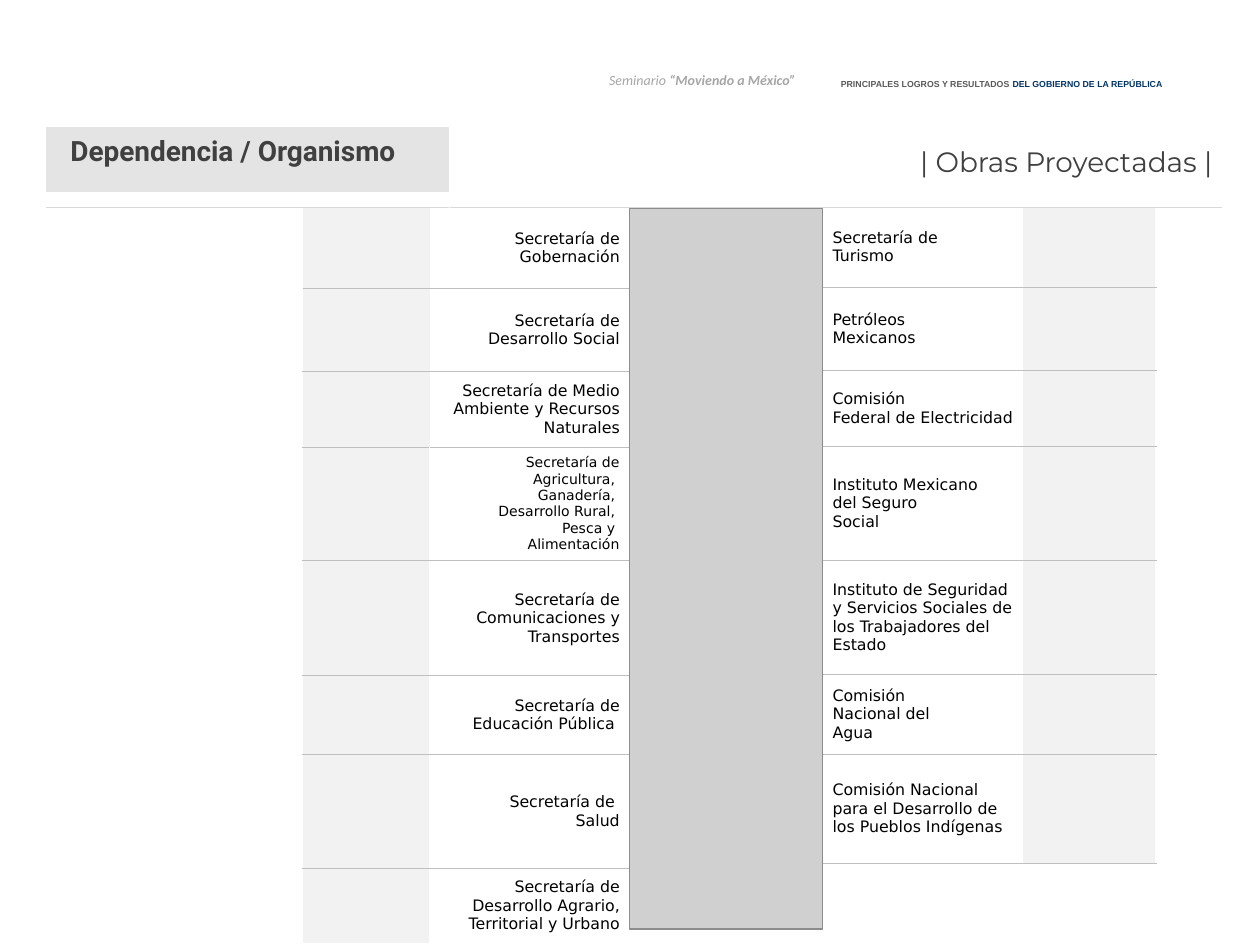
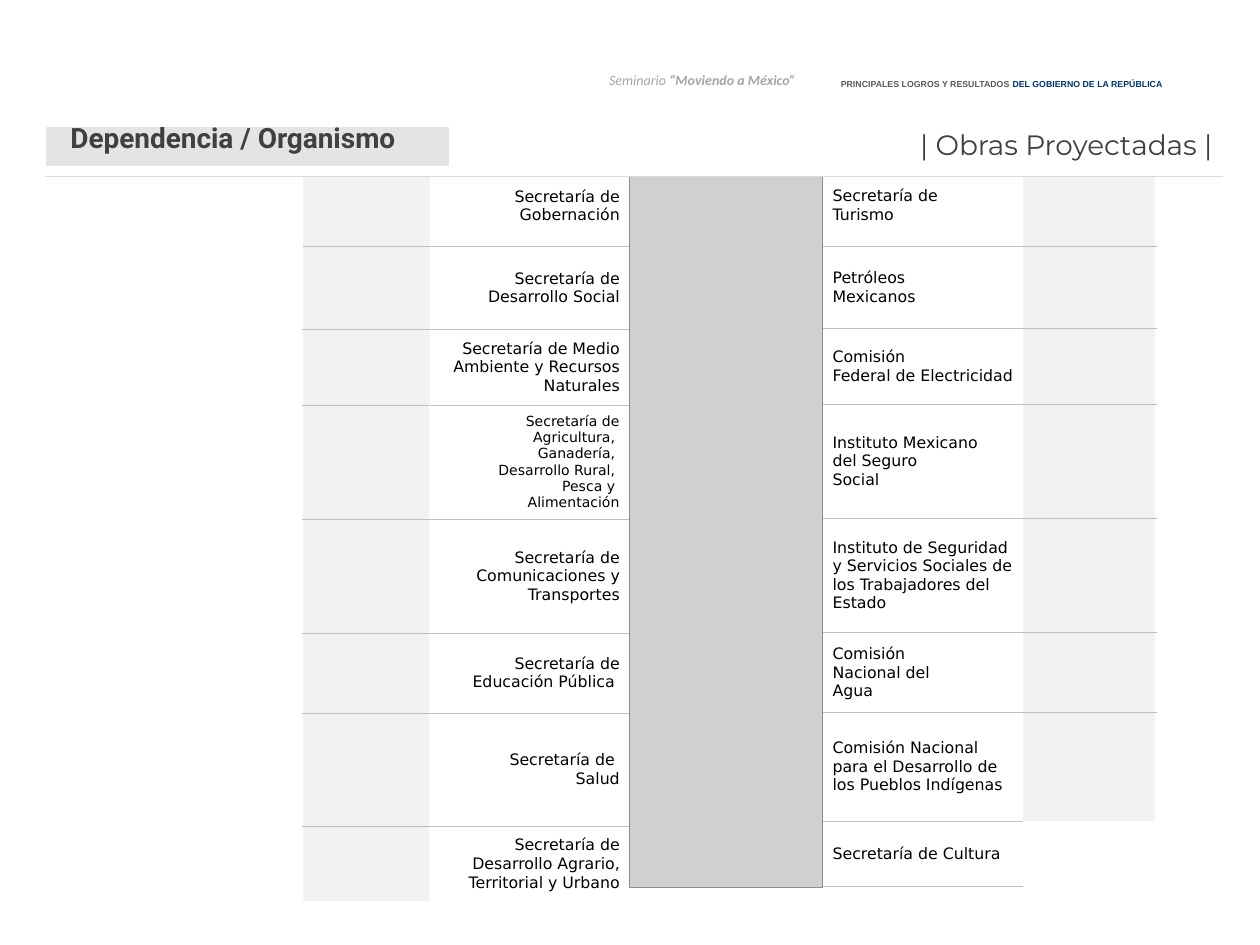
Before and after one commit to fpedro23/djangoObras, a slide deck: slide 4 of obras/static/ppt/LOGROS_RESULTADOS.pptx. Drawn at 1260x945 pixels with LibreOffice and Linux fonts; fonts in the diff are those of the drawing; grey boxes stand for pictures; background and template pictures are left out. Boxes give left, top, right and bottom in pixels: in the first picture for what was removed or moved away, otherwise in the second. Text is boxed around its words. In the diff, an @@ line names an element or a change of style, - is before the commit and + after.

Commit message:
Ahora el reporte de logros y resultados ya envia la  información de la secretaría de cultura, la cual no estaba contemplada en el reporte.

```diff
--- a/obras/static/ppt/LOGROS_RESULTADOS.pptx
+++ b/obras/static/ppt/LOGROS_RESULTADOS.pptx
@@ table: place and size @@
-table at (45,106,1223,208)
+table at (45,106,1223,174)
@@ text "| Obras Proyectadas |": place and size @@
-text "| Obras Proyectadas |" at (936,151,1197,178)
+text "| Obras Proyectadas |" at (936,134,1197,161)
@@ table: place and size @@
-table at (302,208,630,937)
+table at (302,165,630,895)
@@ picture: place and size @@
-picture at (630,208,823,929)
+picture at (630,166,823,887)
@@ table at (823,165,1157,940) @@
+row 15: Secretaría de Cultura | 
+row 18:  | 
@@ table: place and size @@
-table at (823,207,1157,929)
+table at (823,165,1157,940)
```
Also in this commit, not shown: 3 other slides changed, 1 other file.
